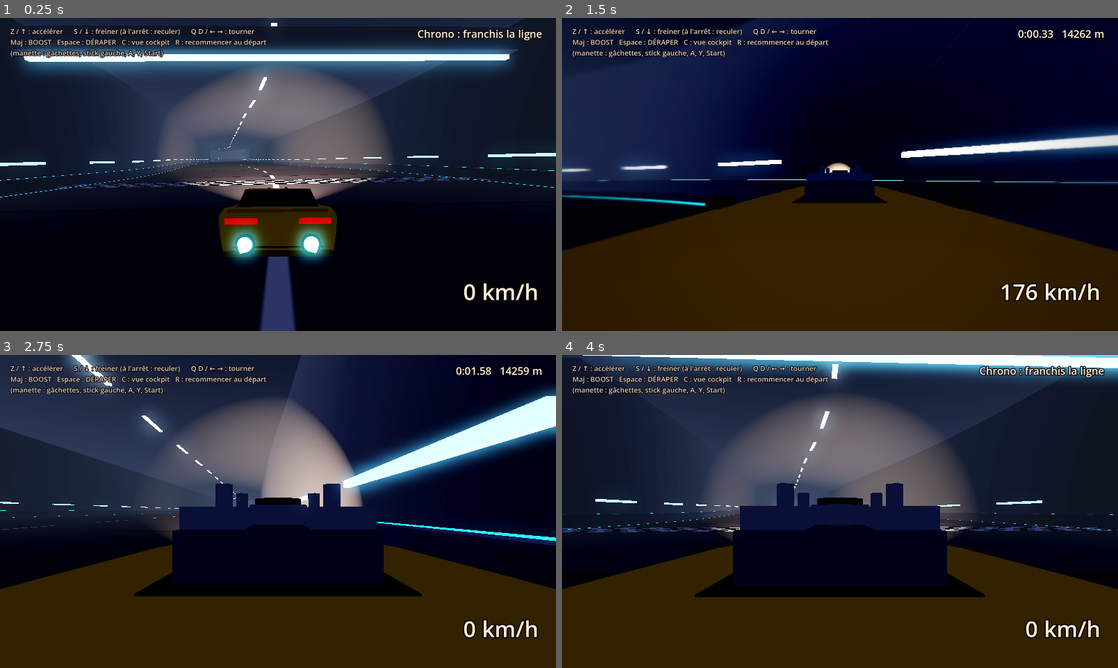
Above: before the commit, frames 1-4 (two rows, left to right).
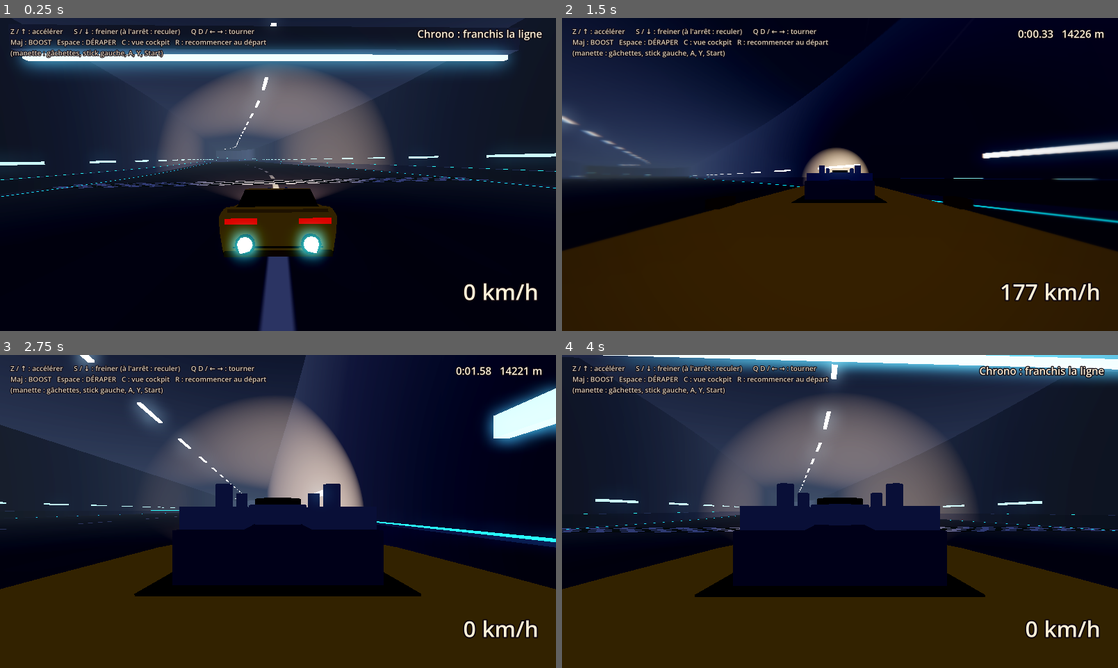
Above: after the commit, the same moments.

Repository: CrachelaVapeur/Jeu-de-Course
Game: Godot game, scene res://scenes/circuit_01.tscn
Two runs of this game, one before a commit and one after it. Both use one fixed random seed, a clock stepped at 60 frames per second and the inputs below.
Inputs:
- Up to frame 1 (0.25 s): no input
- Up to frame 2 (1.5 s): hold D (droite) 0.53-1.28 s; hold Shift (boost) 0.53-1.28 s; hold Down from 1.28 s (still down); tap C (camera) at 1.35 s
- Up to frame 3 (2.75 s): release Down at 2.03 s; hold D (droite) from 2.03 s (still down); hold Space (deraper) from 2.03 s (still down)
- Up to frame 4 (4 s): release D (droite) at 2.78 s; release Space (deraper) at 2.78 s; hold W (accelerer) 2.78-3.53 s; tap S (freiner) at 2.85 s; hold A (gauche) from 3.53 s (still down); tap R (recommencer) at 3.6 s

The runs differ from the first frame. In frame 1, 3.5% of the frame differs, in the area x 0-100%, y 0-76%; in frame 2, 13%, in the area x 0-100%, y 0-91%; in frame 3, 6.0%; in frame 4, 1.1%.

Commit message:
Smooth track line and road settings; uniform asphalt shading
Co-Authored-By: Claude Opus 5.5 <noreply@anthropic.com>
Claude-Session: https://claude.ai/code/session_019EpZwZkNSig7RBCoAMooUs

Diff:
--- a/scripts/circuit_trace.gd
+++ b/scripts/circuit_trace.gd
@@ -18,7 +18,12 @@
 @export var hauteur_muret := 1.0
 ## Largeur des bords relevés (obstacle « bord_releve ») : la route remonte en
 ## arrondi sur cette distance de chaque côté, comme une piste de bobsleigh.
-@export var largeur_bord_releve := 12.0
+@export var largeur_bord_releve := 13.0
+## Lissage du tracé, en mètres : les virages deviennent des courbes régulières
+## (un ruban) au lieu d'une suite de petits coudes. 0 = pas de lissage.
+@export var lissage_trace := 18.0
+## Idem pour la largeur et le dévers, qui changent plus doucement d'un point à l'autre.
+@export var lissage_reglages := 30.0
 
 const SHADER_ROUTE := preload("res://shaders/route_circuit.gdshader")
 const SHADER_EAU := preload("res://shaders/eau.gdshader")
@@ -37,6 +42,8 @@
 
 var _donnees: GDScript
 var _distances_points: Array[float] = []
+var _reglages_lisses := PackedVector2Array()  # largeur et dévers tous les PAS_REGLAGES mètres
+const PAS_REGLAGES := 2.0
 var _tranches: Array[Dictionary] = []
 var _hasard := RandomNumberGenerator.new()
 
@@ -164,11 +171,15 @@
 		courbe.add_point(points[i], -tangente, tangente)
 
 	courbe.bake_interval = 1.0
+	if lissage_trace > 0.0:
+		_lisser_trace(lissage_trace)
 	longueur = courbe.get_baked_length()
 	for p in points:
 		_distances_points.append(courbe.get_closest_offset(p))
 	if _donnees.BOUCLE:
 		_distances_points[-1] = longueur
+	if lissage_reglages > 0.0:
+		_reglages_lisses = _lisser_valeurs(longueur, lissage_reglages)
 
 	var texte := "%s : %d m." % [_donnees.NOM, roundi(longueur)]
 	# Pour un petit circuit, on affiche aussi la distance de chaque point.
@@ -194,6 +205,78 @@
 	return profil[-1][1]
 
 
+## Lisse le tracé : chaque point devient la moyenne de ses voisins, pondérée
+## en cloche sur « sigma » mètres. Les virages deviennent des courbes
+## régulières au lieu d'une suite de petits coudes (un point tous les 45 m
+## environ), et le tracé ne bouge que d'un ou deux mètres.
+func _lisser_trace(sigma: float) -> void:
+	var h := 2.0
+	var total := courbe.get_baked_length()
+	var bruts := PackedVector3Array()
+	for i in ceili(total / h) + 1:
+		bruts.append(courbe.sample_baked(minf(i * h, total), true))
+	var poids := _cloche(sigma, h)
+	var rayon := (poids.size() - 1) / 2
+	var dernier := bruts.size() - 1
+	var lisses: Array[Vector3] = []
+	var i := 0
+	while i <= dernier:
+		var somme := Vector3.ZERO
+		var somme_poids := 0.0
+		for k in range(-rayon, rayon + 1):
+			var j := i + k
+			var p: Vector3
+			if _donnees.BOUCLE:
+				p = bruts[posmod(j, dernier)]
+			elif j < 0:
+				# Au-delà des bouts, on prolonge la route en miroir : les bouts
+				# restent à leur place.
+				p = 2.0 * bruts[0] - bruts[mini(-j, dernier)]
+			elif j > dernier:
+				p = 2.0 * bruts[dernier] - bruts[maxi(2 * dernier - j, 0)]
+			else:
+				p = bruts[j]
+			somme += p * poids[k + rayon]
+			somme_poids += poids[k + rayon]
+		lisses.append(somme / somme_poids)
+		i = dernier if i < dernier and i + 2 > dernier else i + 2  # un point tous les 4 m
+	courbe.clear_points()
+	for k in lisses.size():
+		var tangente := (lisses[mini(k + 1, lisses.size() - 1)] - lisses[maxi(k - 1, 0)]) / 6.0
+		courbe.add_point(lisses[k], -tangente, tangente)
+
+
+## Les poids d'une moyenne « en cloche » (gaussienne) de largeur sigma mètres,
+## pour des valeurs espacées de h mètres.
+static func _cloche(sigma: float, h: float) -> PackedFloat32Array:
+	var rayon := ceili(sigma * 3.0 / h)
+	var poids := PackedFloat32Array()
+	for k in range(-rayon, rayon + 1):
+		poids.append(exp(-0.5 * pow(k * h / sigma, 2.0)))
+	return poids
+
+
+## Largeur et dévers relevés tous les PAS_REGLAGES mètres, puis lissés : ils
+## changent en douceur au lieu de faire des vagues d'un point à l'autre.
+func _lisser_valeurs(total: float, sigma: float) -> PackedVector2Array:
+	var bruts := PackedVector2Array()
+	for i in ceili(total / PAS_REGLAGES) + 1:
+		bruts.append(_reglages_bruts(i * PAS_REGLAGES))
+	var poids := _cloche(sigma, PAS_REGLAGES)
+	var rayon := (poids.size() - 1) / 2
+	var lisses := PackedVector2Array()
+	for i in bruts.size():
+		var somme := Vector2.ZERO
+		var somme_poids := 0.0
+		for k in range(-rayon, rayon + 1):
+			var j := i + k
+			j = posmod(j, bruts.size() - 1) if _donnees.BOUCLE else clampi(j, 0, bruts.size() - 1)
+			somme += bruts[j] * poids[k + rayon]
+			somme_poids += poids[k + rayon]
+		lisses.append(somme / somme_poids)
+	return lisses
+
+
 func _voisin(points: Array[Vector3], i: int) -> Vector3:
 	var n := points.size()
 	if _donnees.BOUCLE:
@@ -238,8 +321,17 @@
 	return courbe.sample_baked(clampf(d, 0.0, longueur), true)
 
 
+## Largeur et dévers à une distance (lissés, voir _lisser_valeurs).
+func _reglages_a(d: float) -> Vector2:
+	if _reglages_lisses.is_empty():
+		return _reglages_bruts(d)
+	var u := clampf(d / PAS_REGLAGES, 0.0, _reglages_lisses.size() - 1.0)
+	var i := mini(floori(u), _reglages_lisses.size() - 2)
+	return _reglages_lisses[i].lerp(_reglages_lisses[i + 1], u - i)
+
+
 ## Largeur et dévers interpolés entre les points de passage.
-func _reglages_a(d: float) -> Vector2:
+func _reglages_bruts(d: float) -> Vector2:
 	var points: Array = _donnees.POINTS
 	var n := points.size()
 	for i in _distances_points.size() - 1:
--- a/shaders/route_circuit.gdshader
+++ b/shaders/route_circuit.gdshader
@@ -7,7 +7,9 @@
 // UV2.y = 2 : les pointillés sont lumineux, et des vagues de lumière y courent.
 // La couleur des sommets (COLOR) donne la teinte des lumières de la zone.
 shader_type spatial;
-render_mode diffuse_toon, specular_disabled, cull_disabled;
+// Éclairage doux (pas « toon ») : sinon chaque petit changement de pente fait
+// une bande d'un autre gris, et la route semble découpée en morceaux.
+render_mode diffuse_lambert, specular_disabled, cull_disabled;
 
 uniform vec4 asphalte : source_color = vec4(0.26, 0.23, 0.27, 1.0);
 uniform vec4 marquage : source_color = vec4(0.92, 0.9, 0.82, 1.0);
@@ -57,9 +59,8 @@
 	float d = uv.y;
 	float ax = abs(x);
 
-	// Dalles de béton de 20 m.
-	vec3 c = asphalte.rgb + (hasard(floor(d / 20.0)) - 0.5) * 0.05;
-	c *= 1.0 - 0.5 * step(fract(d / 20.0), 0.015);
+	// Un revêtement d'un seul tenant (un ruban), avec juste un léger grain.
+	vec3 c = asphalte.rgb * (0.96 + 0.08 * bruit(vec2(x * 0.7, d * 0.12)));
 
 	// Une seule ligne de pointillés, au centre : un trait de 6 m tous les 12 m.
 	float pointille = (1.0 - smoothstep(0.18, 0.28, ax)) * step(fract(d / 12.0), 0.5);
